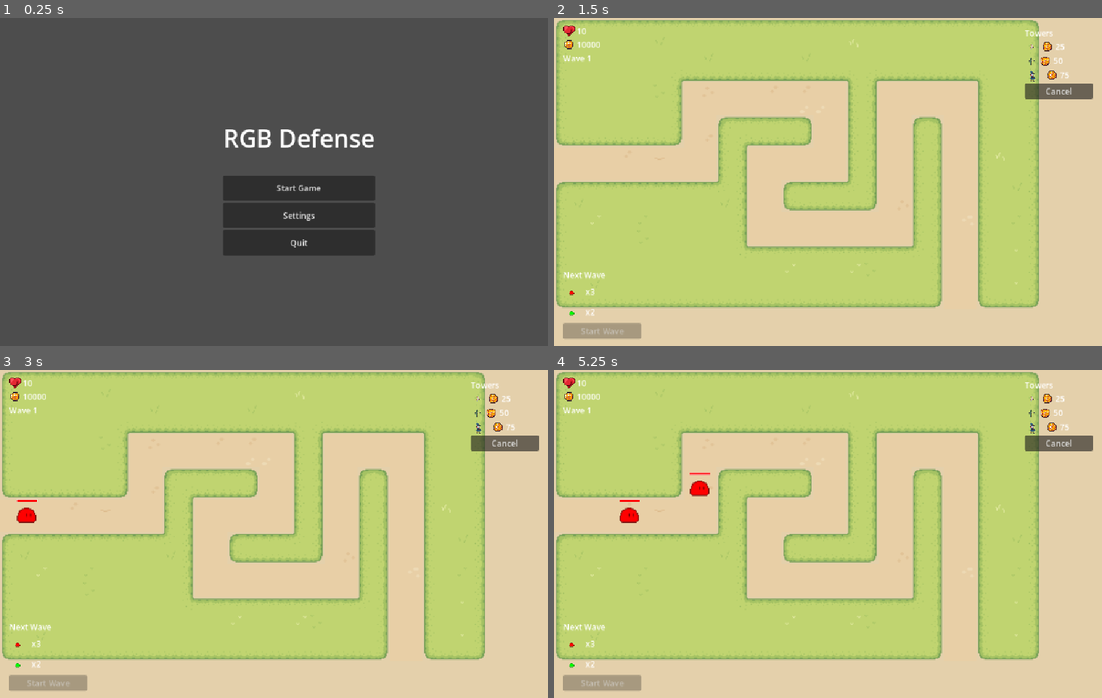
Above: before the commit, frames 1-4 (two rows, left to right).
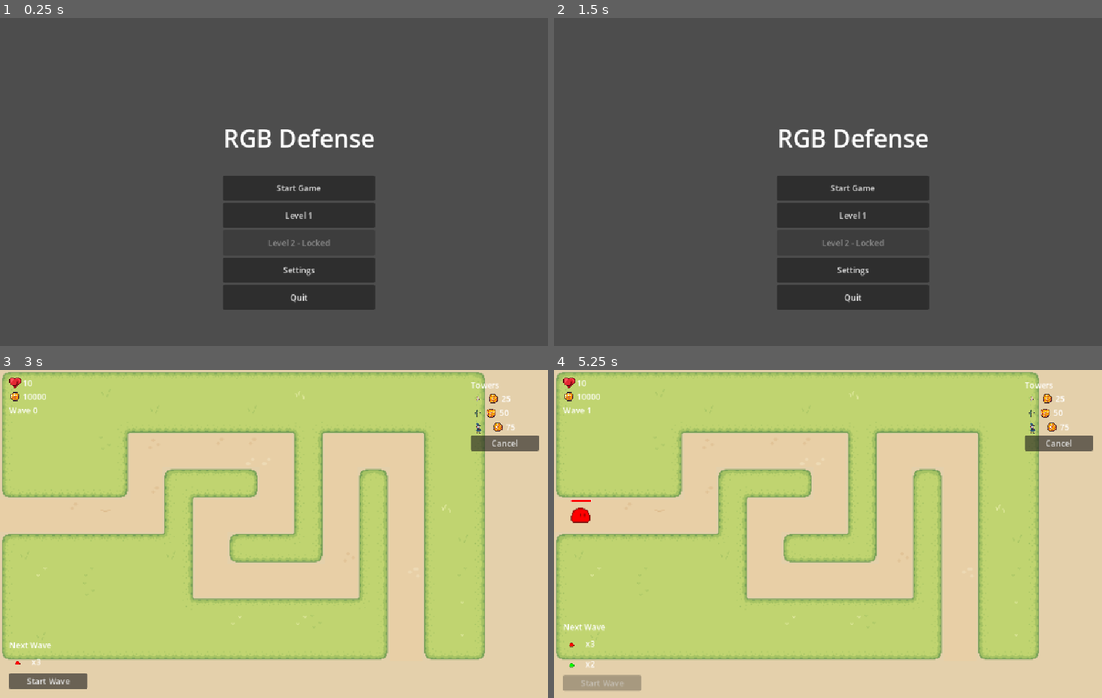
Above: after the commit, the same moments.

Repository: psvm203/rgb-defense
Game: Godot game, scene res://ui/main_menu.tscn
Two runs of this game, one before a commit and one after it. Both use one fixed random seed, a clock stepped at 60 frames per second and the inputs below.
Inputs (mouse positions are in pixels of both pictures, inside the frame that each line leads up to):
- Up to frame 1 (0.25 s): no input
- Up to frame 2 (1.5 s): click "Start Game" at 0.5 s; click (603, 329) at 1.25 s, where only the run before the commit has a clickable "Start Wave"
- Up to frame 3 (3 s): click (301, 540) at 2 s, where only the run after the commit has a clickable "Start Game"; click (301, 566) at 2.75 s, where only the run after the commit has a clickable "Level 1"
- Up to frame 4 (5.25 s): click (603, 681) at 3.5 s, where only the run after the commit has a clickable "Start Wave"; click "Cancel" at 4.25 s; move the mouse to (948, 517) at 5.02 s; tap R at 5.1 s; click (948, 517) at 5.17 s

The runs differ from the first frame. In frame 1, 4.3% of the frame differs, in the area x 40-69%, y 58-89%; in frame 2, 100%, in the area x 0-100%, y 0-100%; in frame 3, 1.1%; in frame 4, 0.5%.

Commit message:
feat(game): add level selection with sequential unlock system

Diff:
--- a/game_state/game_state.gd
+++ b/game_state/game_state.gd
@@ -2,36 +2,101 @@
 
 signal wave_completed
 signal start_wave_pressed
+signal level_completed(level: int)
 
-const WAVES: Array = [
-	{
-		groups = [
-			{ max_rgb = Vector3(1.0, 0.0, 0.0), count = 3 },
-		],
-		interval = 1.5,
-	},
-	{
-		groups = [
-			{ max_rgb = Vector3(1.0, 0.0, 0.0), count = 3 },
-			{ max_rgb = Vector3(0.0, 1.0, 0.0), count = 2 },
-		],
-		interval = 1.2,
-	},
-	{
-		groups = [
-			{ max_rgb = Vector3(1.0, 0.0, 0.0), count = 4 },
-			{ max_rgb = Vector3(0.0, 1.0, 0.0), count = 3 },
-			{ max_rgb = Vector3(0.0, 0.0, 1.0), count = 1 },
-		],
-		interval = 1.0,
-	},
-]
+const LEVEL_WAVES: Dictionary = {
+	1: [
+		{
+			groups = [
+				{ max_rgb = Vector3(1.0, 0.0, 0.0), count = 3 },
+			],
+			interval = 1.5,
+		},
+		{
+			groups = [
+				{ max_rgb = Vector3(1.0, 0.0, 0.0), count = 3 },
+				{ max_rgb = Vector3(0.0, 1.0, 0.0), count = 2 },
+			],
+			interval = 1.2,
+		},
+		{
+			groups = [
+				{ max_rgb = Vector3(1.0, 0.0, 0.0), count = 4 },
+				{ max_rgb = Vector3(0.0, 1.0, 0.0), count = 3 },
+				{ max_rgb = Vector3(0.0, 0.0, 1.0), count = 1 },
+			],
+			interval = 1.0,
+		},
+	],
+	2: [
+		{
+			groups = [
+				{ max_rgb = Vector3(1.0, 0.0, 0.0), count = 5 },
+				{ max_rgb = Vector3(0.0, 1.0, 0.0), count = 3 },
+			],
+			interval = 1.2,
+		},
+		{
+			groups = [
+				{ max_rgb = Vector3(0.0, 0.0, 1.0), count = 4 },
+				{ max_rgb = Vector3(1.0, 0.0, 0.0), count = 2 },
+			],
+			interval = 1.0,
+		},
+		{
+			groups = [
+				{ max_rgb = Vector3(0.0, 1.0, 0.0), count = 4 },
+				{ max_rgb = Vector3(0.0, 0.0, 1.0), count = 4 },
+			],
+			interval = 1.0,
+		},
+		{
+			groups = [
+				{ max_rgb = Vector3(1.0, 0.0, 0.0), count = 3 },
+				{ max_rgb = Vector3(0.0, 1.0, 0.0), count = 3 },
+				{ max_rgb = Vector3(0.0, 0.0, 1.0), count = 3 },
+			],
+			interval = 1.0,
+		},
+	],
+}
+const MAX_LEVEL := 2
+
+const PROGRESS_PATH := "user://progress.cfg"
+const PROGRESS_SECTION := "progress"
 
 var lives: int = 10
 var coins: int = 10000
 var wave_number: int = 0
 var is_wave_active: bool = false
 var mobs_alive: int = 0
+var current_level: int = 1
+
+
+func get_waves(level: int) -> Array:
+	return LEVEL_WAVES.get(level, [])
+
+
+func get_wave(level: int, index: int) -> Dictionary:
+	var waves := get_waves(level)
+	return waves[index % waves.size()]
+
+
+func is_level_unlocked(level: int) -> bool:
+	if level <= 1:
+		return true
+	var config := ConfigFile.new()
+	if config.load(PROGRESS_PATH) != OK:
+		return false
+	return config.get_value(PROGRESS_SECTION, "unlocked", 1) >= level
+
+
+func unlock_next_level() -> void:
+	var config := ConfigFile.new()
+	config.load(PROGRESS_PATH)
+	var unlocked := maxi(config.get_value(PROGRESS_SECTION, "unlocked", 1), current_level + 1)
+	config.set_value(PROGRESS_SECTION, "unlocked", unlocked)
+	config.save(PROGRESS_PATH)
 
 
 func spend_coins(amount: int) -> bool:
@@ -60,7 +125,3 @@
 	if mobs_alive <= 0 and is_wave_active:
 		is_wave_active = false
 		wave_completed.emit()
-
-
-func get_wave(index: int) -> Dictionary:
-	return WAVES[index % WAVES.size()]
--- a/track/track.gd
+++ b/track/track.gd
@@ -106,6 +106,7 @@
 
 	GameState.wave_completed.connect(_on_wave_completed)
 	GameState.start_wave_pressed.connect(start_wave)
+	GameState.level_completed.connect(_on_level_completed)
 	_create_tower_menu()
 
 
@@ -352,11 +353,18 @@
 
 
 func _on_wave_completed() -> void:
-	pass
+	var level_waves := GameState.get_waves(GameState.current_level)
+	if GameState.wave_number >= level_waves.size():
+		GameState.level_completed.emit(GameState.current_level)
+
+
+func _on_level_completed(_level: int) -> void:
+	GameState.unlock_next_level()
+	get_tree().change_scene_to_file("res://ui/main_menu.tscn")
 
 
 func start_wave() -> void:
-	var wave: Dictionary = GameState.get_wave(GameState.wave_number)
+	var wave: Dictionary = GameState.get_wave(GameState.current_level, GameState.wave_number)
 	_spawn_queue.clear()
 	for group in wave.groups:
 		for j in range(group.count):
--- a/ui/hud.gd
+++ b/ui/hud.gd
@@ -53,7 +53,7 @@
 	_wave_label.text = "Wave " + str(GameState.wave_number)
 	_start_wave_btn.disabled = GameState.is_wave_active
 
-	var wave: Dictionary = GameState.get_wave(GameState.wave_number)
+	var wave: Dictionary = GameState.get_wave(GameState.current_level, GameState.wave_number)
 	var groups: Array = wave.groups
 	for i in range(MAX_GROUPS):
 		var row_data: Dictionary = _group_rows[i]
--- a/ui/main_menu.gd
+++ b/ui/main_menu.gd
@@ -1,6 +1,7 @@
 extends CanvasLayer
 
 @onready var _menu_panel: VBoxContainer = $MenuPanel
+@onready var _level_list: VBoxContainer = $MenuPanel/LevelList
 @onready var _settings_panel: VBoxContainer = $SettingsPanel
 @onready var _res_option: OptionButton = $SettingsPanel/ResHBox/ResOption
 @onready var _fullscreen_check: CheckButton = $SettingsPanel/FullscreenCheck
@@ -22,9 +23,24 @@
 func _ready() -> void:
 	_load_settings()
 	_apply_settings()
+	_create_level_buttons()
 
 
-func _on_start_pressed() -> void:
+func _create_level_buttons() -> void:
+	for level in range(1, GameState.MAX_LEVEL + 1):
+		var btn := Button.new()
+		btn.custom_minimum_size = Vector2(200, 50)
+		if GameState.is_level_unlocked(level):
+			btn.text = "Level %d" % level
+			btn.pressed.connect(_on_level_pressed.bind(level))
+		else:
+			btn.text = "Level %d - Locked" % level
+			btn.disabled = true
+		_level_list.add_child(btn)
+
+
+func _on_level_pressed(level: int) -> void:
+	GameState.current_level = level
 	get_tree().change_scene_to_file("res://track/track.tscn")
 
 
--- a/ui/main_menu.tscn
+++ b/ui/main_menu.tscn
@@ -31,6 +31,9 @@
 layout_mode = 2
 custom_minimum_size = Vector2(200, 50)
 text = "Start Game"
+
+[node name="LevelList" type="VBoxContainer" parent="MenuPanel"]
+layout_mode = 2
 
 [node name="SettingsBtn" type="Button" parent="MenuPanel"]
 layout_mode = 2
@@ -114,7 +117,6 @@
 custom_minimum_size = Vector2(200, 50)
 text = "Back"
 
-[connection signal="pressed" from="MenuPanel/StartBtn" to="." method="_on_start_pressed"]
 [connection signal="pressed" from="MenuPanel/SettingsBtn" to="." method="_on_settings_pressed"]
 [connection signal="pressed" from="MenuPanel/QuitBtn" to="." method="_on_quit_pressed"]
 [connection signal="pressed" from="SettingsPanel/BackBtn" to="." method="_on_back_pressed"]
